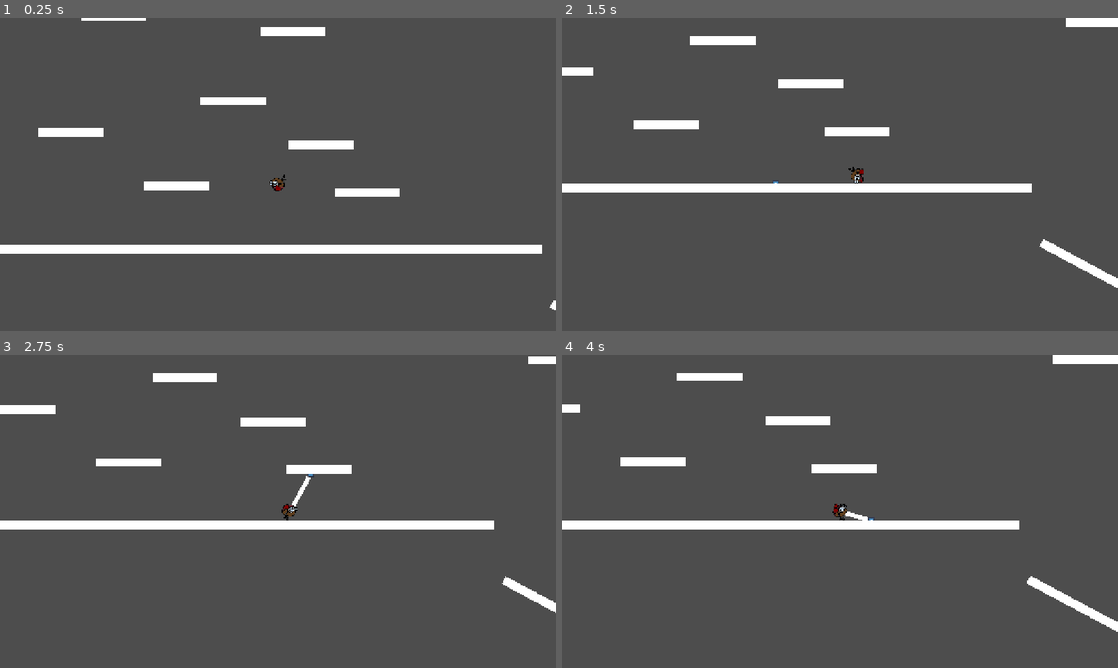
Above: before the commit, frames 1-4 (two rows, left to right).
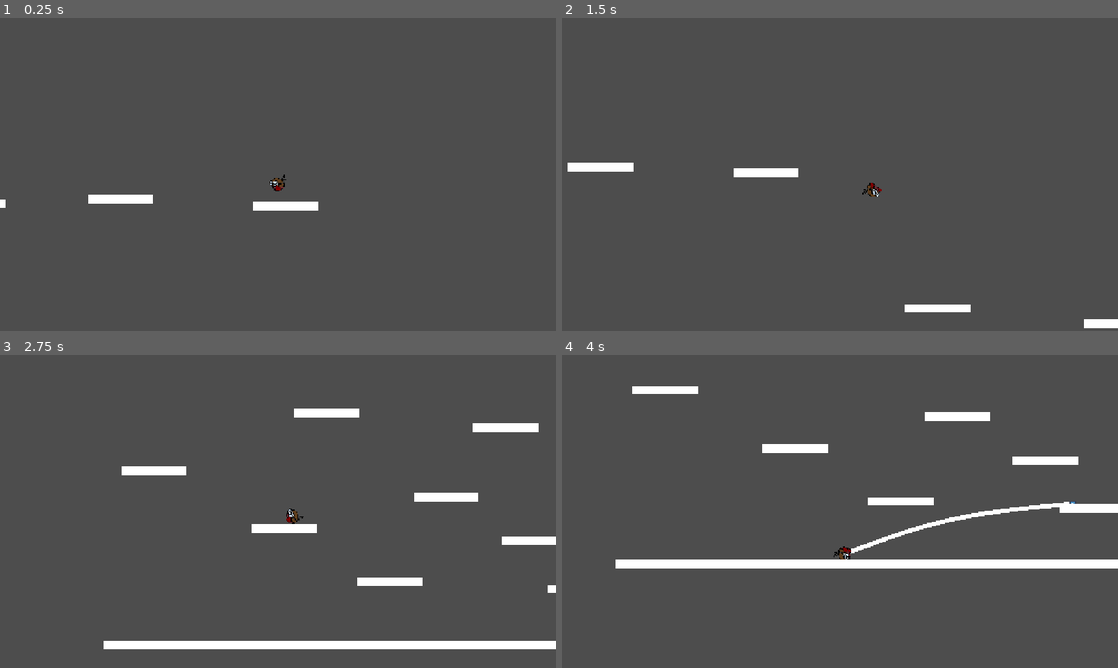
Above: after the commit, the same moments.

Repository: MisterIXI/godot-wildjam-80
Game: Godot game, scene res://scenes/_debug/y_player/y_test_scene.tscn
Same seed, same stepped clock (60 frames per second), same inputs: the game is played once before the commit and once after it. This scene is started directly instead of the project's main scene. The engine's default icon, where the game draws it, is replaced by a stand-in: a white triangle on a blue panel in a dark square.
Inputs (mouse positions are in pixels of both pictures, inside the frame that each line leads up to):
- Up to frame 1 (0.25 s): no input
- Up to frame 2 (1.5 s): move the mouse to (962, 158) at 0.52 s; press the mouse at (962, 158) at 0.53 s; hold D (move_right) 0.53-1.28 s; move the mouse to (728, 190) at 1.27 s; release the mouse at (728, 190) at 1.28 s; hold A (move_left) from 1.28 s (still down); click (728, 190) at 1.35 s
- Up to frame 3 (2.75 s): move the mouse to (333, 442) at 2.02 s; release A (move_left) at 2.03 s; press the mouse at (333, 442) at 2.03 s; hold D (move_right) from 2.03 s (still down)
- Up to frame 4 (4 s): move the mouse to (812, 574) at 2.77 s; release D (move_right) at 2.78 s; release the mouse at (812, 574) at 2.78 s; hold W (up) 2.78-3.53 s; click (812, 574) at 2.85 s; move the mouse to (1006, 558) at 3.52 s; press the mouse at (1006, 558) at 3.53 s; hold A (move_left) from 3.53 s (still down)

The runs differ from the first frame. In frame 1, 5.6% of the frame differs, in the area x 0-100%, y 0-94%; in frame 2, 5.9%; in frame 3, 8.8%; in frame 4, 9.7%, in the area x 0-100%, y 0-89%.

Commit message:
further refactor

Diff:
--- a/scenes/_debug/y_player/verlet_rope.gd
+++ b/scenes/_debug/y_player/verlet_rope.gd
@@ -8,6 +8,8 @@
 @export var rope_active : bool = false
 @export var rope: Line2D
 @export var rope_anchor: Node2D
+var anchor : Vector2 = Vector2.ZERO
+var rope_end_pos : Vector2 = Vector2.ZERO
 @export var iteration_count : int = 10
 var segments : Array[VerletNode] = []
 @export var player : RigidBody2D = get_parent() as RigidBody2D
@@ -20,9 +22,11 @@
 	var target_dir = rope_anchor.global_position - player.global_position
 	var segment_count = round(target_dir.length() / target_length)
 	segment_length = target_dir.length() / segment_count
+	# animation shortening
+	# segment_length *= 0.1
 	for i in range(segment_count + 1):
 		segments.append(VerletNode.new())
-		segments[i].pos = player.global_position + (target_dir.normalized() * segment_length) * i
+		segments[i].pos = player.global_position + (target_dir.normalized() * segment_length * 0.1) * i
 		segments[i].prev_pos = segments[i].pos
 	segments[-1].pinned = true
 	rope.points = segments
@@ -39,8 +43,6 @@
 		var new_pos = seg.pos + vel + Vector2(0, 9.8) * delta
 		seg.prev_pos = seg.pos
 		seg.pos = new_pos
-	# segments[0].pos += player.linear_velocity * delta
-
 	# apply constraints
 	for i in range(iteration_count):
 		for j in range(segments.size() - 1):
@@ -49,48 +51,35 @@
 			var seg_a = segments[j]
 			var seg_b = segments[j + 1]
 
-			var dir = seg_b.pos - seg_a.pos
-			var dist = dir.length()
-			var diff = dist - segment_length
-			if diff > 0:
-				dir = dir.normalized()
+			var segment_dir = seg_b.pos - seg_a.pos
+			var segment_dist = segment_dir.length()
+			var segment_diff = segment_dist - segment_length
+			if segment_diff > 0:
+				segment_dir = segment_dir.normalized()
 				if not seg_a.pinned and not seg_b.pinned:
-					seg_a.pos += dir * (diff * 0.5)
-					seg_b.pos -= dir * (diff * 0.5)
+					seg_a.pos += segment_dir * (segment_diff * 0.5)
+					seg_b.pos -= segment_dir * (segment_diff * 0.5)
 				elif seg_a.pinned:
-					seg_b.pos -= dir * diff
+					seg_b.pos -= segment_dir * segment_diff
 				elif seg_b.pinned:
-					seg_a.pos += dir * diff
-		var dir = segments[0].pos - player.global_position
-		var dist = dir.length()
-		var diff = dist - segment_length
-		if diff > 0:
-			dir = dir.normalized()
-			# segment[0].pos += dir * diff
-
-
+					seg_a.pos += segment_dir * segment_diff
 	# update render line
 	rope.points = []
 	for seg in segments:
 		rope.add_point(seg.pos)
-
-	# move parent rigidbody
-	# var rope_head = segments[0].pos
-	# var to_rope = rope_head - player.global_position
-	# player.apply_central_force(to_rope * pull_strength)
-
-	# player.apply_central_force(((segments[0].pos + global_position) - player.global_position) * pull_strength)
-	pass
 
 func _physics_process(delta):
 	if rope_active:
 		process_rope(delta)
 
 func activate(new_anchor_pos: Vector2):
+	anchor = new_anchor_pos
 	rope_active = true
 	rope_anchor.global_position = new_anchor_pos
 	rope.set_deferred("visible", true)
 	init_rope()
+	var tween = create_tween()
+	tween.tween_property(segments[-1],"pos", anchor,0.1)
 
 func deactivate():
 	rope_active = false
--- a/scenes/_debug/y_player/y_test_scene.tscn
+++ b/scenes/_debug/y_player/y_test_scene.tscn
@@ -105,7 +105,7 @@
 texture_mode = 1
 
 [node name="YPlayer" type="RigidBody2D" parent="." node_paths=PackedStringArray("rope", "rope_target", "custom_joint")]
-position = Vector2(142, -180)
+position = Vector2(-650, -927)
 script = ExtResource("2_m4brd")
 rope = NodePath("../VerletRope")
 rope_target = NodePath("../Target")
@@ -137,16 +137,6 @@
 shape = SubResource("CircleShape2D_esm02")
 disabled = true
 
-[node name="ManRope" type="Node2D" parent="Target"]
-
-[node name="DampedSpringJoint2D" type="DampedSpringJoint2D" parent="Target/ManRope"]
-
-[node name="PinJoint2D" type="PinJoint2D" parent="Target/ManRope"]
-node_a = NodePath("../../../YPlayer")
-bias = 0.9
-softness = 2.21
-angular_limit_upper = 2.03156
-
 [node name="Env" type="Node2D" parent="."]
 
 [node name="StaticBody2D" type="StaticBody2D" parent="Env"]
@@ -263,7 +253,7 @@
 texture = SubResource("CanvasTexture_cprxv")
 
 [node name="StaticBody2D9" type="StaticBody2D" parent="Env"]
-position = Vector2(-701, -381)
+position = Vector2(-635, -400)
 
 [node name="CollisionShape2D" type="CollisionShape2D" parent="Env/StaticBody2D9"]
 shape = SubResource("RectangleShape2D_3gxmj")
@@ -283,7 +273,7 @@
 texture = SubResource("CanvasTexture_cprxv")
 
 [node name="StaticBody2D11" type="StaticBody2D" parent="Env"]
-position = Vector2(-1419, -385)
+position = Vector2(-1492, -432)
 
 [node name="CollisionShape2D" type="CollisionShape2D" parent="Env/StaticBody2D11"]
 shape = SubResource("RectangleShape2D_3gxmj")
@@ -302,6 +292,46 @@
 scale = Vector2(150, 20)
 texture = SubResource("CanvasTexture_cprxv")
 
+[node name="StaticBody2D23" type="StaticBody2D" parent="Env"]
+position = Vector2(-633, -846)
+
+[node name="CollisionShape2D" type="CollisionShape2D" parent="Env/StaticBody2D23"]
+shape = SubResource("RectangleShape2D_3gxmj")
+
+[node name="Sprite2D" type="Sprite2D" parent="Env/StaticBody2D23"]
+scale = Vector2(150, 20)
+texture = SubResource("CanvasTexture_cprxv")
+
+[node name="StaticBody2D24" type="StaticBody2D" parent="Env"]
+position = Vector2(-1013, -860)
+
+[node name="CollisionShape2D" type="CollisionShape2D" parent="Env/StaticBody2D24"]
+shape = SubResource("RectangleShape2D_3gxmj")
+
+[node name="Sprite2D" type="Sprite2D" parent="Env/StaticBody2D24"]
+scale = Vector2(150, 20)
+texture = SubResource("CanvasTexture_cprxv")
+
+[node name="StaticBody2D25" type="StaticBody2D" parent="Env"]
+position = Vector2(-1351, -850)
+
+[node name="CollisionShape2D" type="CollisionShape2D" parent="Env/StaticBody2D25"]
+shape = SubResource("RectangleShape2D_3gxmj")
+
+[node name="Sprite2D" type="Sprite2D" parent="Env/StaticBody2D25"]
+scale = Vector2(150, 20)
+texture = SubResource("CanvasTexture_cprxv")
+
+[node name="StaticBody2D26" type="StaticBody2D" parent="Env"]
+position = Vector2(-1686, -891)
+
+[node name="CollisionShape2D" type="CollisionShape2D" parent="Env/StaticBody2D26"]
+shape = SubResource("RectangleShape2D_3gxmj")
+
+[node name="Sprite2D" type="Sprite2D" parent="Env/StaticBody2D26"]
+scale = Vector2(150, 20)
+texture = SubResource("CanvasTexture_cprxv")
+
 [node name="StaticBody2D13" type="StaticBody2D" parent="Env"]
 position = Vector2(-2068, -119)
 
